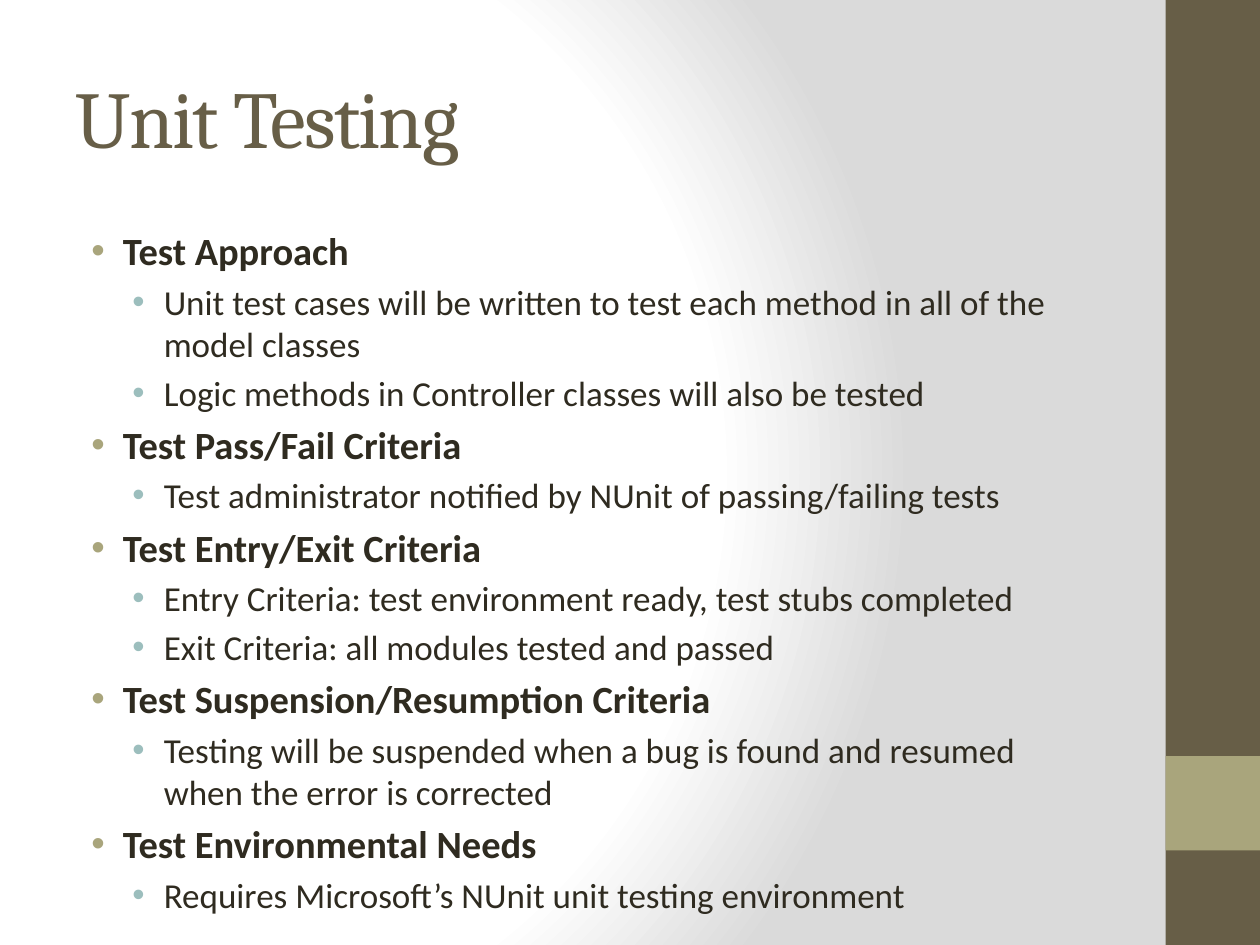
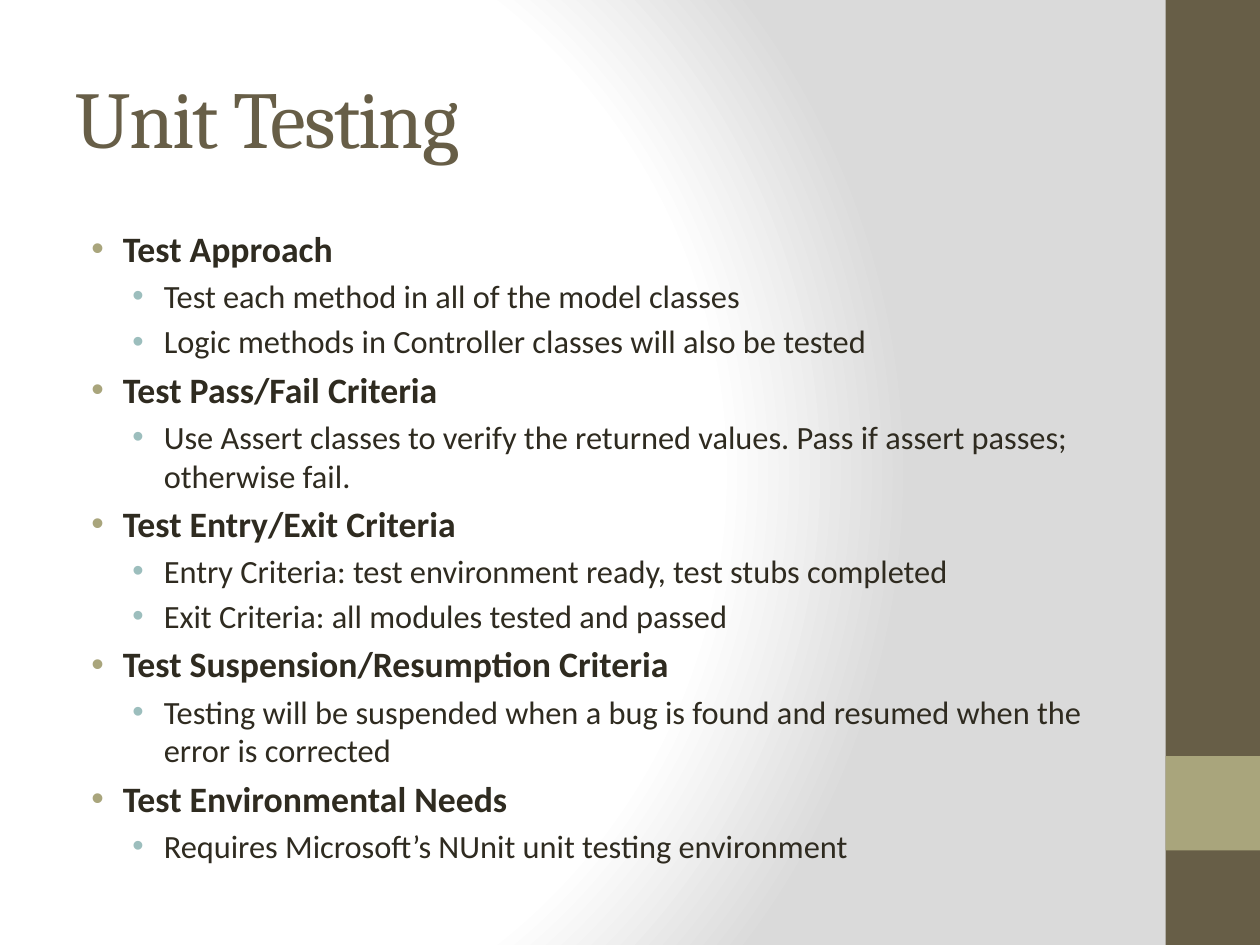
Before and after one commit to WesleyTrescott/MVC-Capstone, a slide deck: slide 23 of Test plan/Computech Corporation - Test Plan.pptx (slide 21 before the commit). Drawn at 1260x945 pixels with LibreOffice and Linux fonts; fonts in the diff are those of the drawing. Boxes give left, top, right and bottom in pixels: in the first picture for what was removed or moved away, otherwise in the second. Text is boxed around its words. In the diff, an @@ line names an element or a change of style, - is before the commit and + after.

Commit message:
Updated test plan
modified compatibility/functional/unit testing sections in both document
and powerpoint

```diff
--- a/Test plan/Computech Corporation - Test Plan.pptx
+++ b/Test plan/Computech Corporation - Test Plan.pptx
@@ text at (123,237,1081,864): size 22 to 20.4 pt in "Test Approach", "Test Pass/Fail Criteria", "Test Entry/Exit Criteria", "Test Suspension/Resumption Criteria" and 1 more places; size 20 to 18.5 pt in "Logic methods in Controller classes will also ...", "Entry Criteria: test environment ready, test stubs ...", "Exit Criteria: all modules tested and passed", "Testing will be suspended when a bug ..." and 1 more places @@
@@ text at (164,285,740,309): text changed; size 20 to 18.5 pt @@
-  • Unit test cases will be written to test each method in all of the model classes
+  • Test each method in all of the model classes
@@ text at (164,426,1067,489): text changed; size 20 to 18.5 pt @@
-  • Test administrator notified by NUnit of passing/failing tests
+  • Use Assert classes to verify the returned values. Pass if assert passes; otherwise fail.
```
Also in this commit, not shown: 8 other slides changed, 3 slides added, 1 other file.
